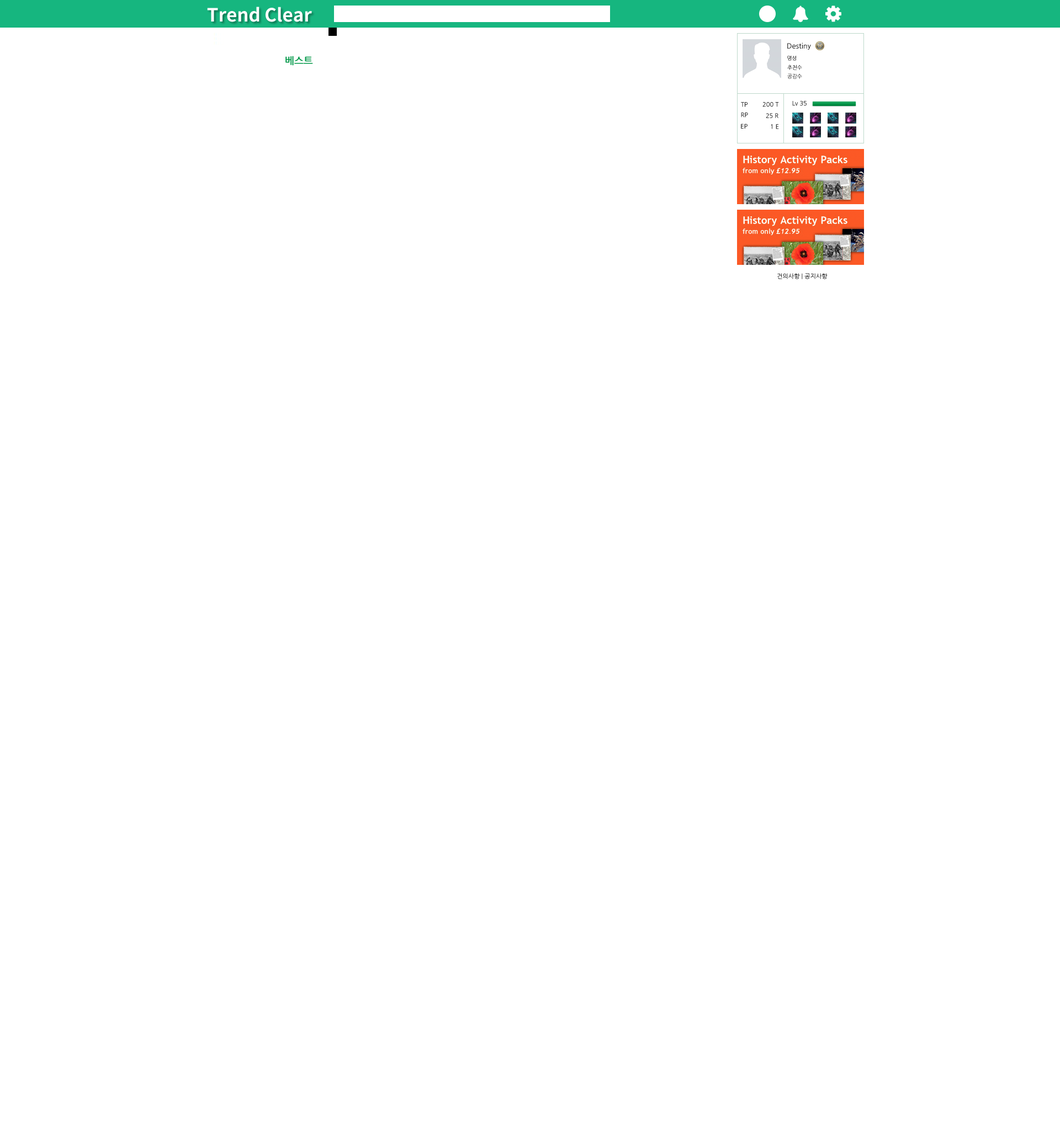
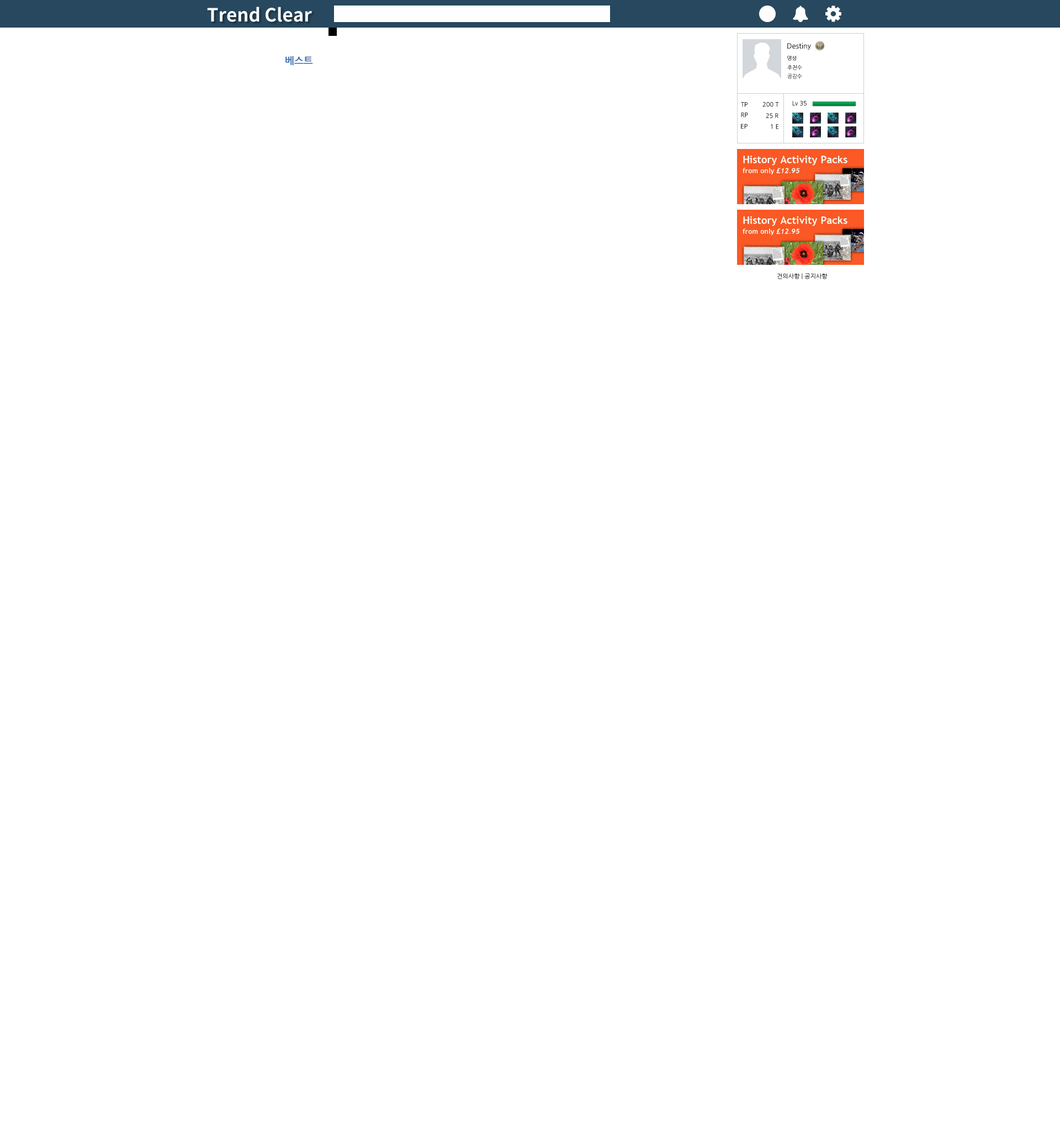
The second w=1060, h=1135 image is a revision of the first. Changes to its layers:
painted on "베스트" over box(285, 55, 313, 66)
painted on "헤더" over box(0, 0, 1060, 28)
